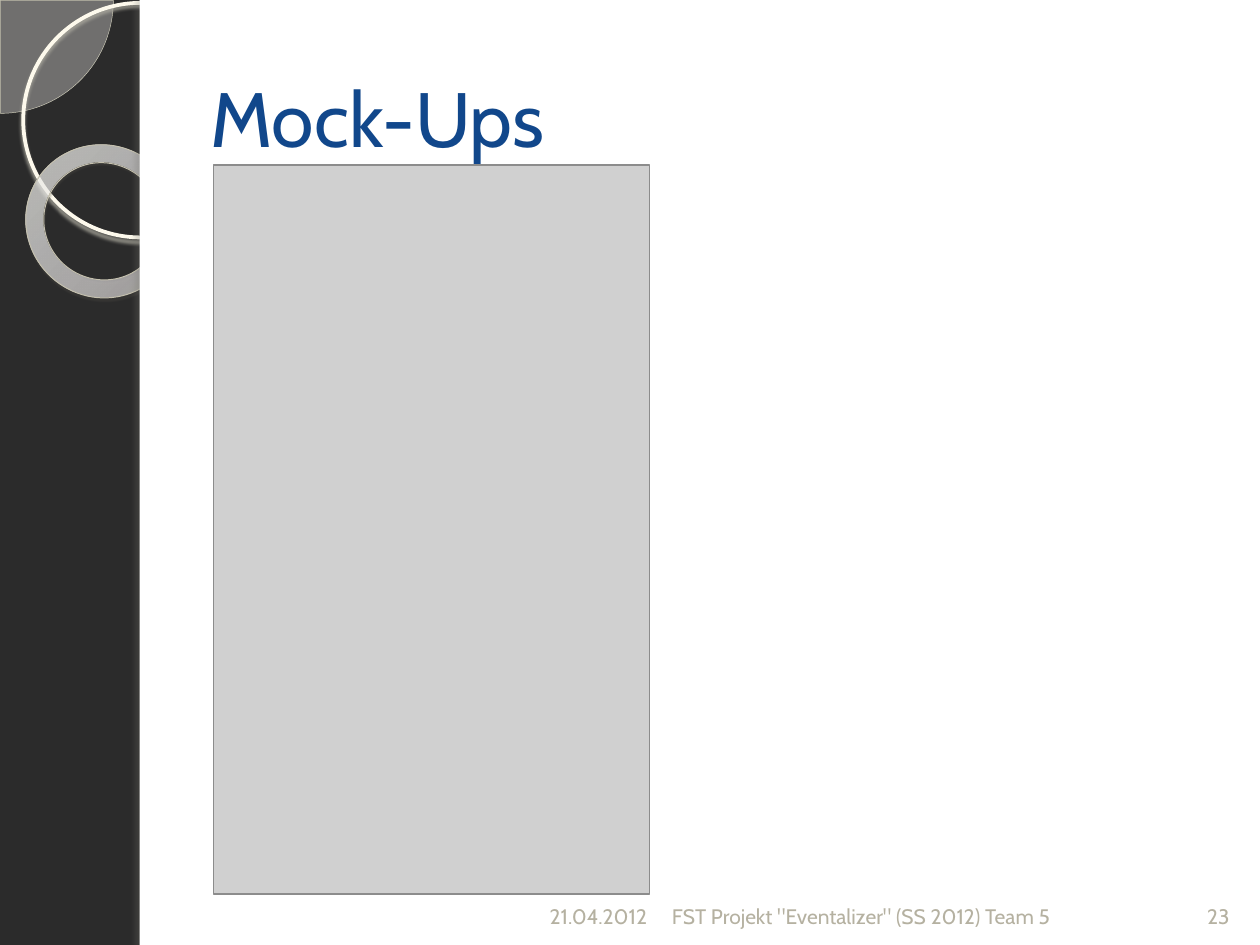
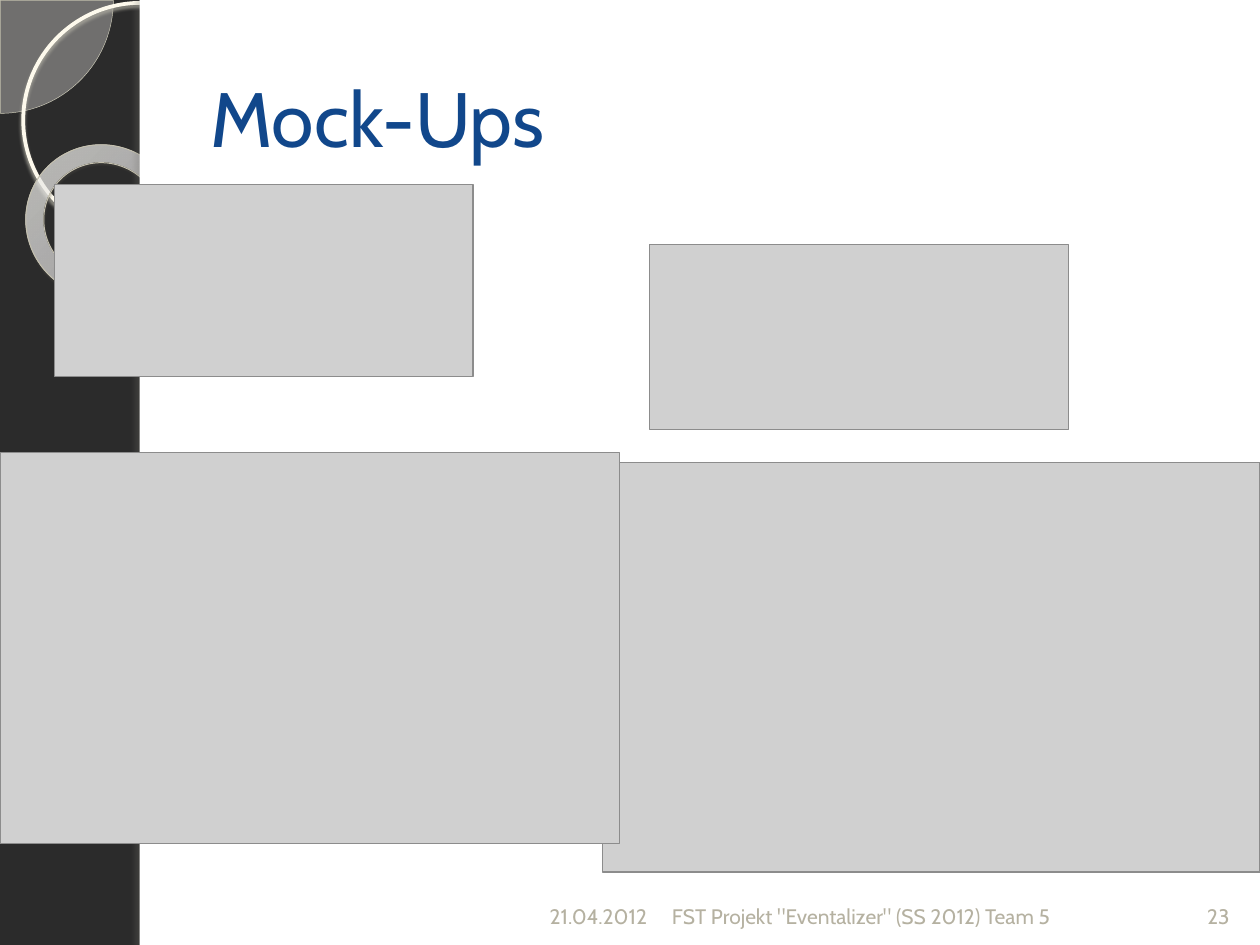
Before and after one commit to silkslostsoul/Eventalizer, a slide deck: slide 23 of Dokumente/Zwischenstand zum 2012-04-21_v2.pptx. Drawn at 1260x945 pixels with LibreOffice and Linux fonts; fonts in the diff are those of the drawing; grey boxes stand for pictures; background and template pictures are left out; a plain dark background stands for a picture behind light text. Boxes give left, top, right and bottom in pixels: in the first picture for what was removed or moved away, otherwise in the second. Text is boxed around its words. In the diff, an @@ line names an element or a change of style, - is before the commit and + after.

```diff
--- a/Dokumente/Zwischenstand zum 2012-04-21_v2.pptx
+++ b/Dokumente/Zwischenstand zum 2012-04-21_v2.pptx
@@ picture removed at (x1=213, y1=165, x2=649, y2=895) @@
@@ picture added at (x1=54, y1=185, x2=472, y2=377) @@
@@ picture added at (x1=650, y1=244, x2=1068, y2=430) @@
@@ picture added at (x1=0, y1=452, x2=620, y2=843) @@
@@ picture added at (x1=602, y1=462, x2=1260, y2=872) @@
```
Also in this commit, not shown: 1 other file.
